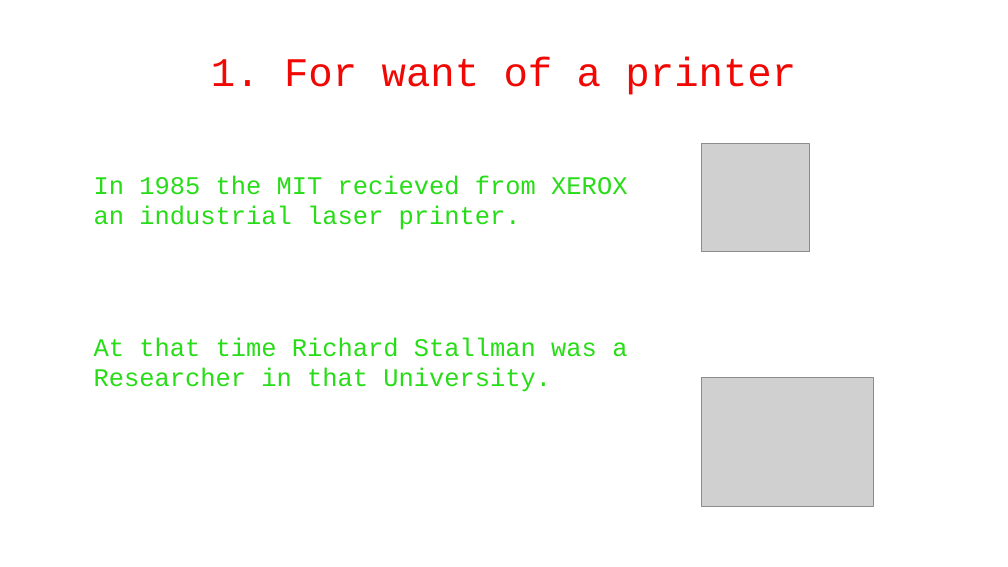
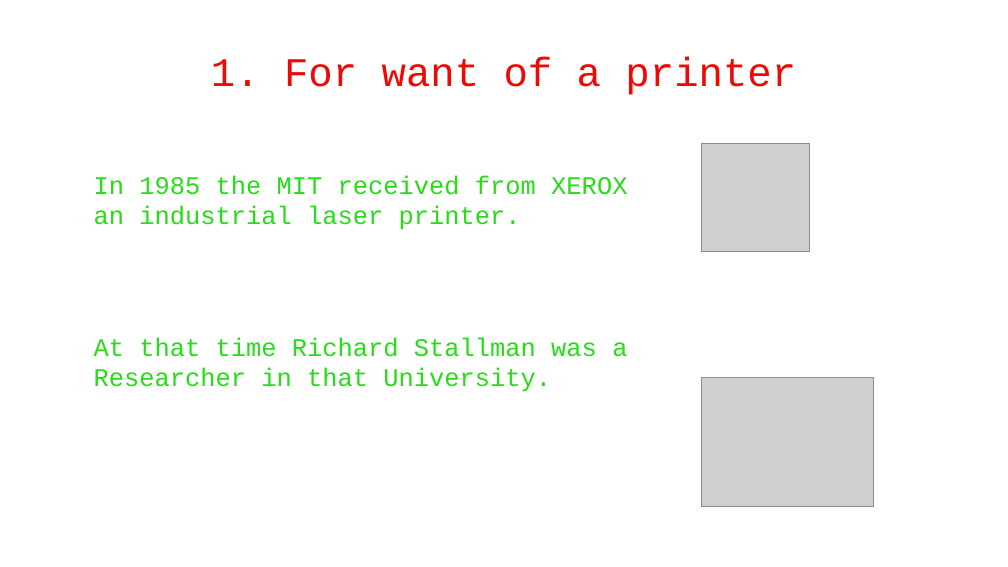
Before and after one commit to WAPEETY/open-source-presentation, a slide deck: slide 3 of open_source.odp. Drawn at 1008x567 pixels with LibreOffice and Linux fonts; fonts in the diff are those of the drawing; grey boxes stand for pictures; background and template pictures are left out. Boxes give left, top, right and bottom in pixels: in the first picture for what was removed or moved away, otherwise in the second. Text is boxed around its words. In the diff, an @@ line names an element or a change of style, - is before the commit and + after.

```diff
--- a/open_source.odp
+++ b/open_source.odp
@@ text at (94,175,627,230): text changed @@
-In 1985 the MIT recieved from XEROX an industrial laser printer.
+In 1985 the MIT received from XEROX an industrial laser printer.
```
Also in this commit, not shown: 8 other slides changed.
